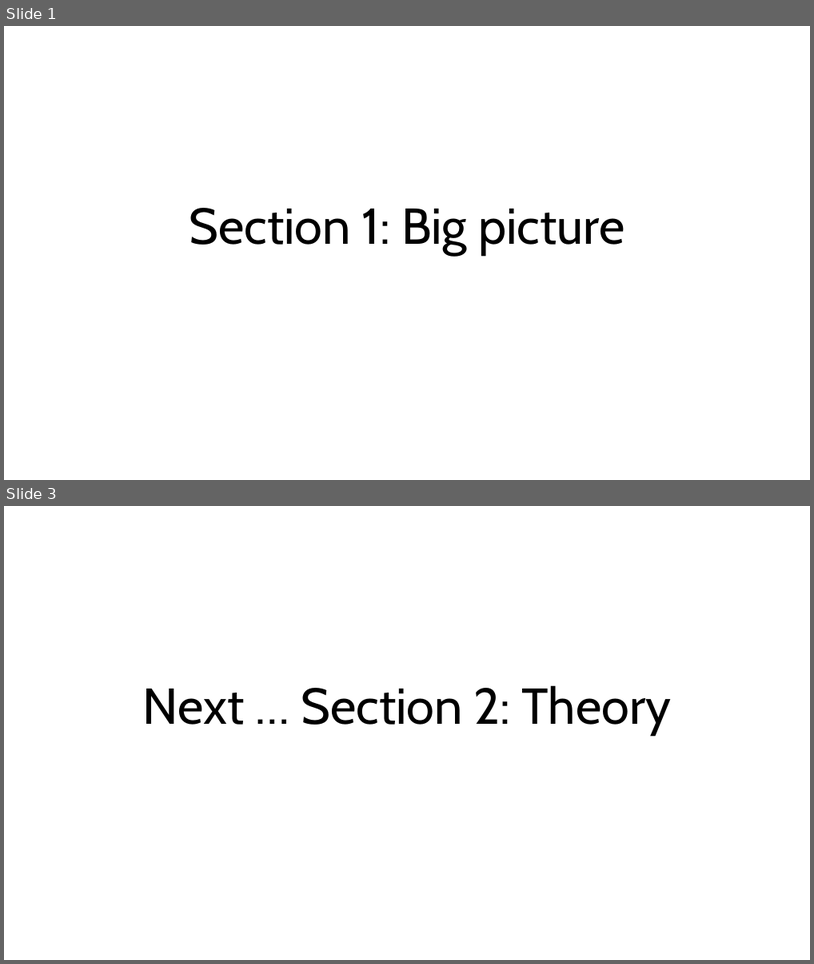
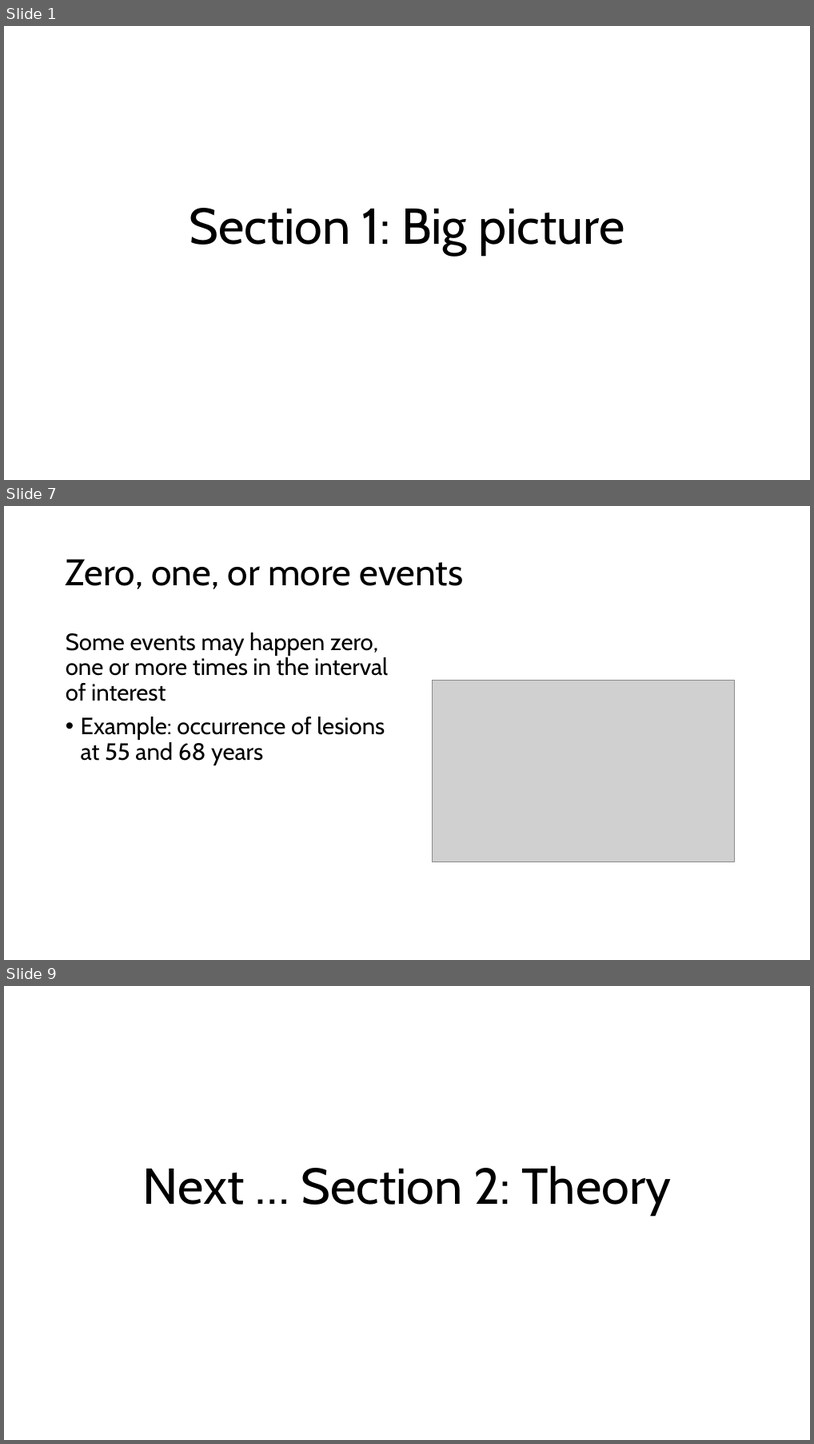
Before and after one commit to ttrikalin/des-R-course, a slide deck: materials/01_DES.pptx. Shown one above the other, each under a label of ours: slides 1 and 3 before the commit, slides 1, 7 and 9 after it; the slides between them are not shown. The pictures are 814x964 and 814x1444 pixels, drawn with LibreOffice and Linux fonts; fonts in the diff are those of the drawing; grey boxes stand for pictures. Boxes give left, top, right and bottom in pixels: in the first picture for what was removed or moved away, otherwise in the second. Text is boxed around its words. In the diff, an @@ line names an element or a change of style, - is before the commit and + after.

```diff
--- a/materials/01_DES.pptx
+++ b/materials/01_DES.pptx
@@ slide 7 added at [4,506,810,960], background #FFFFFF @@
@@ title added at [66,559,464,589], 44 pt, text #000000 @@
+Zero, one, or more events
@@ text added at [66,632,388,765], 28 pt, text #000000 @@
+Some events may happen zero, one or more times in the interval of interest
+• Example: occurrence of lesions at 55 and 68 years
@@ picture added at [432,680,734,862] @@
@@ what was slide 3 is now slide 9 @@
```
Also in this commit, not shown: 1 slide changed, 5 other slides added, 8 other files.
